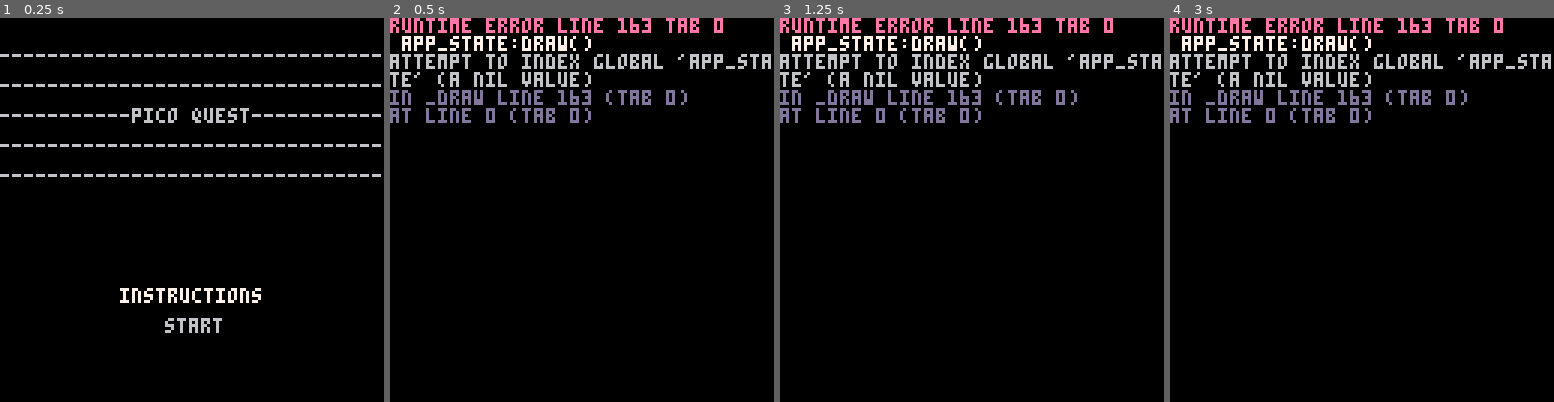
Above: before the commit, frames 1-4 (left to right).
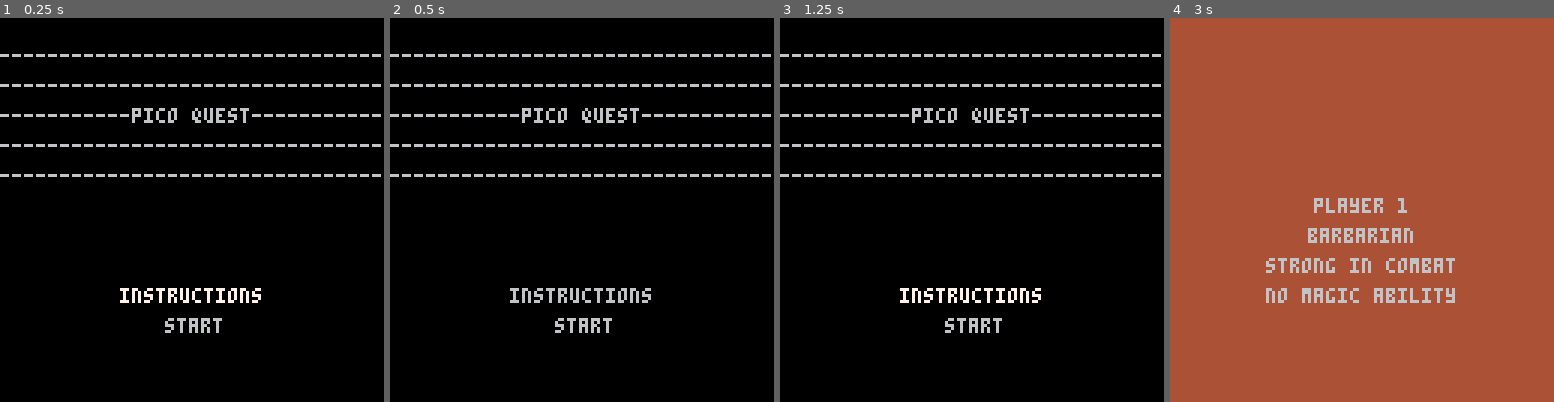
Above: after the commit, the same moments.

Repository: rad-corps/HQuest
Game: PICO-8 cartridge hq.p8
Same seed, same stepped clock (60 frames per second), same inputs: the game is played once before the commit and once after it.
Inputs:
- Up to frame 1 (0.25 s): no input
- Up to frame 2 (0.5 s): tap X (X key) at 0.33 s
- Up to frame 3 (1.25 s): tap O (Z key) at 0.7 s; tap X (X key) at 1.07 s
- Up to frame 4 (3 s): hold Right 1.6-2.1 s; tap O (Z key) every 0.4 s from 1.7 to 2.9 s; tap X (X key) at 1.85, 2.97 s; hold Up 2.15-2.42 s; hold Right from 2.47 s (still down)

Frame 1 is identical in both runs. In frame 2, 9.2% of the frame differs, in the area x 0-100%, y 0-83%; in frame 3, 9.2%; in frame 4, 100%, in the area x 0-100%, y 0-100%.
Error before the commit: runtime error line 163 tab 0; app_state:draw(); attempt to index global 'app_state' (a nil value)

Commit message:
item fix, 0.2 subrelease

Diff:
--- a/hq.p8
+++ b/hq.p8
@@ -4,7 +4,7 @@
 
 function get_mission(num)
 	local l_mission = {}
-	if num == 1 then
+	if num == 2 then
 		l_mission = {
 			starting_point = {2,20},
 			door_locations = {
@@ -41,7 +41,7 @@
 			},
 			end_tile = {6,18}
 		}
-	elseif num == 2 then
+	elseif num == 1 then
 		l_mission = {
 			starting_point = {2,20},
 			door_locations = {
@@ -178,7 +178,7 @@
 			main_menu_state.selection -= 1
 		elseif btnp(5) then
 			if (main_menu_state.selection == 1) then
-				app_state = instructions
+				--app_state = instructions
 			end
 			if (main_menu_state.selection == 2) then
 				app_state = character_select_state
@@ -319,7 +319,7 @@
 		if (btnp(5)) then
 			--get item type
 			local item = p.items[p.item_selection]
-			if item == 1 then -- potion
+			if item == 2 then -- potion
 				local old_bp = p.bp
 				p.bp += 4
 				if(p.bp > p.max_bp) p.bp = p.max_bp
@@ -933,9 +933,13 @@
 					gui.add_message(spell_receiver.name .. " was killed")
 				end
 			elseif spell[1] == "sleep" then --sleep
-
+				gui.add_message("not yet implemented")
+				self.mp += spell[3]
+				self.action_used = false
 			elseif spell[1] == "protection" then --protection
-
+				gui.add_message("not yet implemented")
+				self.mp += spell[3]
+				self.action_used = false
 			end
 			self.state = "move_or_action"
 		else
@@ -1546,14 +1550,14 @@
 01000010111111111111111111111111111111111111111111111111111111111111111111111111000000000000000000000000000000000000000000000000
 51111115111111111111111111111111111111111111111111111111111111111111111111111111000000000000000000000000000000000000000000000000
 55000055111111111111111111111111111111111111111111111111111111111111111111111111000000000000000000000000000000000000000000000000
-11154111154111115115511500000000000990000000000000000000000000000000000000000000000000000000000000000000000000000000000000000000
-11544411154111115611661500000000055555500000000000000000000000000000000000000000000000000000000000000000000000000000000000000000
-154444415444111161611665055555505aaaaaa50000000000000000000000000000000000000000000000000000000000000000000000000000000000000000
-544444445444111111116615545445455aaaaaa50000000000000000000000000000000000000000000000000000000000000000000000000000000000000000
-54444444544411115161611155599555555555550000000000000000000000000000000000000000000000000000000000000000000000000000000000000000
-54444564545611116161161154544545545445450000000000000000000000000000000000000000000000000000000000000000000000000000000000000000
-54444444544411115616116654544545545445450000000000000000000000000000000000000000000000000000000000000000000000000000000000000000
-54444444544411115665565555555555555555550000000000000000000000000000000000000000000000000000000000000000000000000000000000000000
+11154111154111115500005500000000000990000000000000000000000000000000000000000000000000000000000000000000000000000000000000000000
+11544411154111115111111500000000055555500000000000000000000000000000000000000000000000000000000000000000000000000000000000000000
+154444415444111101000010055555505aaaaaa50000000000000000000000000000000000000000000000000000000000000000000000000000000000000000
+544444445444111101000010545445455aaaaaa50000000000000000000000000000000000000000000000000000000000000000000000000000000000000000
+54444444544411110100001055599555555555550000000000000000000000000000000000000000000000000000000000000000000000000000000000000000
+54444564545611110100001054544545545445450000000000000000000000000000000000000000000000000000000000000000000000000000000000000000
+54444444544411115111111554544545545445450000000000000000000000000000000000000000000000000000000000000000000000000000000000000000
+54444444544411115500005555555555555555550000000000000000000000000000000000000000000000000000000000000000000000000000000000000000
 00000001111111110000000000000000000000000000000000000000000000000000000000000000000000000000000000000000000000000000000000000000
 00000000111111110000000000000000000000000000000000000000000000000000000000000000000000000000000000000000000000000000000000000000
 00000000011111110000000000000000000000000000000000000000000000000000000000000000000000000000000000000000000000000000000000000000
